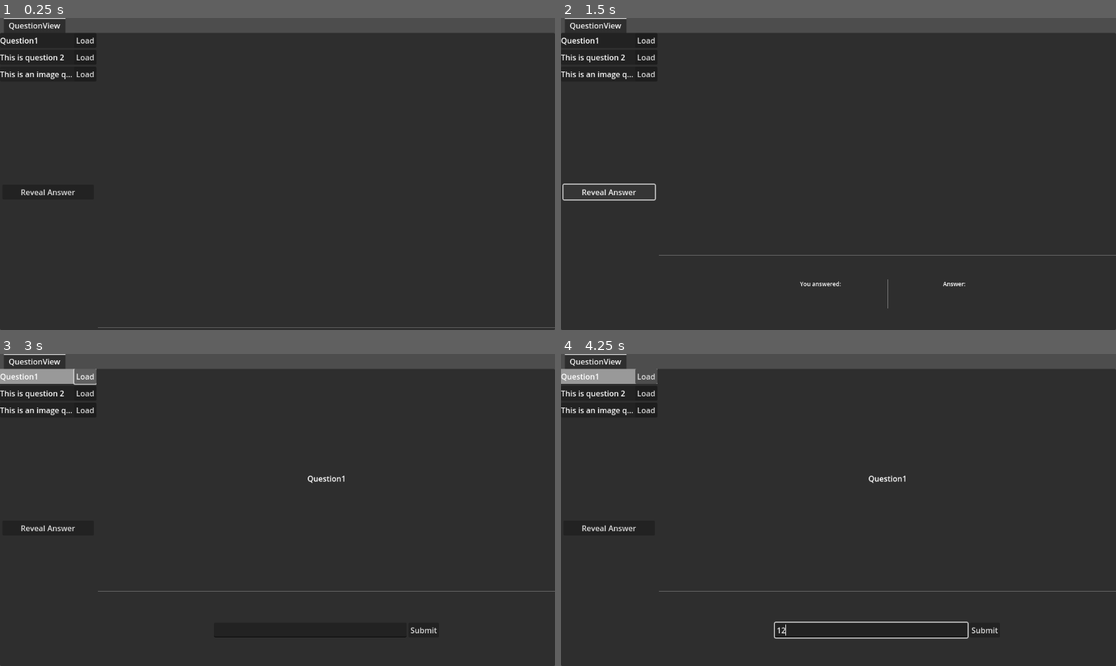
Above: before the commit, frames 1-4 (two rows, left to right).
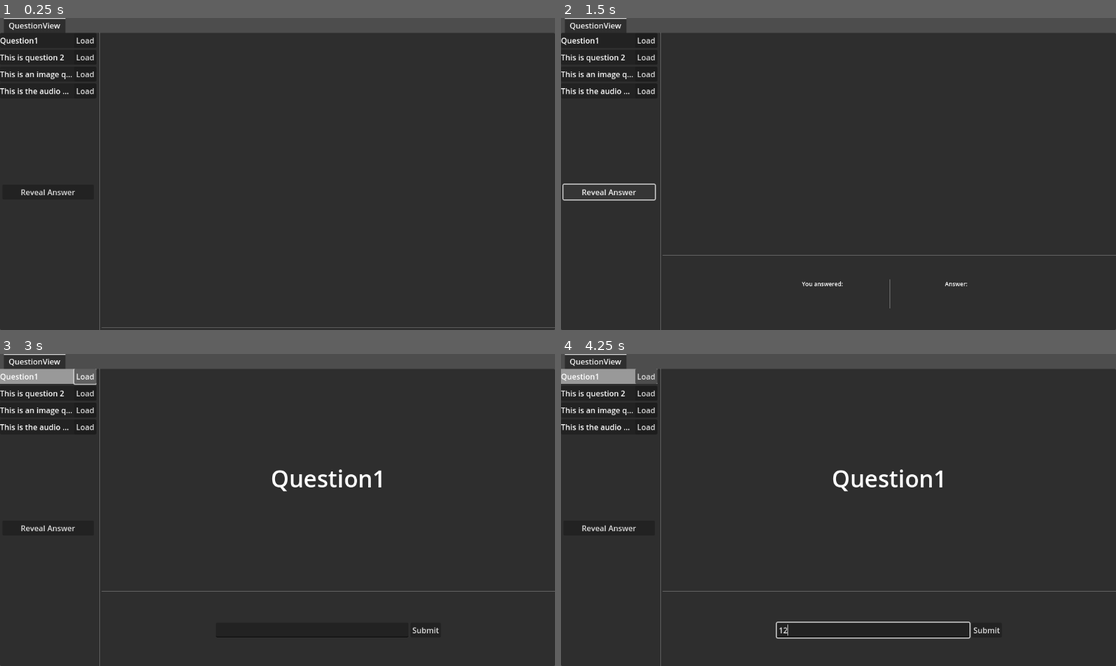
Above: after the commit, the same moments.

Repository: Klawneb/QuizzinMk3
Game: Godot game, scene res://Scenes/HostView/HostView.tscn
Same seed, same stepped clock (60 frames per second), same inputs: the game is played once before the commit and once after it. This scene is started directly instead of the project's main scene.
Inputs (mouse positions are in pixels of both pictures, inside the frame that each line leads up to):
- Up to frame 1 (0.25 s): no input
- Up to frame 2 (1.5 s): click "Reveal Answer" at 0.5 s; click "Reveal Answer" at 1.25 s
- Up to frame 3 (3 s): click "Reveal Answer" at 2 s; click "Load" at 2.75 s
- Up to frame 4 (4.25 s): click (871, 628) at 3.52 s; type "12" at 3.6 s

The runs differ from the first frame. In frame 1, 0.3% of the frame differs, in the area x 0-19%, y 4-100%; in frame 2, 0.4%; in frame 3, 0.8%; in frame 4, 0.9%, in the area x 0-80%, y 4-100%.
Error in both runs: Invalid access to property or key 'id' on a base object of type 'Nil'. (res://Scenes/QuestionView/AnswerRevealed/AnswerRevealed.gd:11)

Commit message:
add audio question

Diff:
--- /dev/null
+++ b/Assets/Resources/AudioQuestion.gd
@@ -0,0 +1,4 @@
+extends Question
+class_name AudioQuestion
+
+@export var audio_path: String
--- a/Assets/Resources/Question.gd
+++ b/Assets/Resources/Question.gd
@@ -4,6 +4,7 @@
 enum QuestionType {
 	TEXT,
 	IMAGE,
+	AUDIO,
 	NONE
 }
 
--- /dev/null
+++ b/Assets/Resources/Questions/Question4.tres
@@ -0,0 +1,12 @@
+[gd_resource type="Resource" script_class="AudioQuestion" load_steps=2 format=3 uid="uid://bcdgm5tpqjmet"]
+
+[ext_resource type="Script" path="res://Assets/Resources/AudioQuestion.gd" id="1_gpm0o"]
+
+[resource]
+script = ExtResource("1_gpm0o")
+audio_path = "res://Assets/Audio/penis.mp3"
+id = "f0822c4c-1293-4599-87d9-433424c5ae70"
+main_text = "This is the audio question"
+answers = Array[String](["Penis"])
+question_type = 2
+answer_type = 0
--- a/Scenes/HostView/HostView.tscn
+++ b/Scenes/HostView/HostView.tscn
@@ -62,6 +62,9 @@
 layout_mode = 2
 text = "Reveal Answer"
 
+[node name="VSeparator" type="VSeparator" parent="TabContainer/QuestionView/HBoxContainer"]
+layout_mode = 2
+
 [node name="QuestionView" parent="TabContainer/QuestionView/HBoxContainer" instance=ExtResource("1_8ifo2")]
 layout_mode = 2
 size_flags_horizontal = 3
--- /dev/null
+++ b/Scenes/QuestionView/QuestionAudio/QuestionAudio.gd
@@ -0,0 +1,37 @@
+extends QuestionBase
+
+@onready var main_text: Label = $VBoxContainer/VBoxContainer/MainText
+@onready var audio_stream_player: AudioStreamPlayer = $VBoxContainer/VBoxContainer2/VBoxContainer/AudioStreamPlayer
+@onready var player_controls: HBoxContainer = $VBoxContainer/VBoxContainer2/VBoxContainer/PlayerControls
+@onready var song_progress: ProgressBar = $VBoxContainer/VBoxContainer2/VBoxContainer/SongProgress
+
+func _ready() -> void:
+	QuestionManager.audio_played.connect(on_audio_played)
+	QuestionManager.audio_stopped.connect(on_audio_stopped)
+
+	main_text.text = question.main_text
+	var audio: AudioStream = load(question.audio_path)
+	audio_stream_player.stream = audio
+
+	song_progress.max_value = audio.get_length()
+
+	if is_multiplayer_authority():
+		player_controls.visible = true
+
+func _process(delta: float) -> void:
+	song_progress.value = audio_stream_player.get_playback_position()
+
+func on_audio_played():
+	audio_stream_player.play()
+
+func on_audio_stopped():
+	audio_stream_player.stop()
+
+func _on_play_button_pressed() -> void:
+	QuestionManager.emit_audio_played.rpc()
+
+func _on_stop_button_pressed() -> void:
+	QuestionManager.emit_audio_stopped.rpc()
+
+func _on_volume_slider_value_changed(value: float) -> void:
+	audio_stream_player.volume_db = value
--- /dev/null
+++ b/Scenes/QuestionView/QuestionAudio/QuestionAudio.tscn
@@ -0,0 +1,84 @@
+[gd_scene load_steps=3 format=3 uid="uid://cq8qs58lei0pu"]
+
+[ext_resource type="Script" path="res://Scenes/QuestionView/QuestionAudio/QuestionAudio.gd" id="1_vrwfb"]
+[ext_resource type="LabelSettings" uid="uid://dp7x0wuxnkbpk" path="res://Assets/Resources/Fonts/MainText.tres" id="2_n74tw"]
+
+[node name="QuestionAudio" type="Control"]
+layout_mode = 3
+anchors_preset = 15
+anchor_right = 1.0
+anchor_bottom = 1.0
+grow_horizontal = 2
+grow_vertical = 2
+size_flags_horizontal = 3
+size_flags_vertical = 3
+script = ExtResource("1_vrwfb")
+
+[node name="VBoxContainer" type="HBoxContainer" parent="."]
+layout_mode = 1
+anchors_preset = 15
+anchor_right = 1.0
+anchor_bottom = 1.0
+grow_horizontal = 2
+grow_vertical = 2
+
+[node name="VBoxContainer" type="VBoxContainer" parent="VBoxContainer"]
+layout_mode = 2
+size_flags_horizontal = 3
+alignment = 1
+
+[node name="MainText" type="Label" parent="VBoxContainer/VBoxContainer"]
+layout_mode = 2
+label_settings = ExtResource("2_n74tw")
+horizontal_alignment = 1
+autowrap_mode = 3
+
+[node name="VBoxContainer2" type="VBoxContainer" parent="VBoxContainer"]
+layout_mode = 2
+size_flags_horizontal = 3
+alignment = 1
+
+[node name="VBoxContainer" type="VBoxContainer" parent="VBoxContainer/VBoxContainer2"]
+custom_minimum_size = Vector2(250, 0)
+layout_mode = 2
+size_flags_horizontal = 4
+
+[node name="AudioStreamPlayer" type="AudioStreamPlayer" parent="VBoxContainer/VBoxContainer2/VBoxContainer"]
+
+[node name="SongProgress" type="ProgressBar" parent="VBoxContainer/VBoxContainer2/VBoxContainer"]
+layout_mode = 2
+
+[node name="HBoxContainer" type="HBoxContainer" parent="VBoxContainer/VBoxContainer2/VBoxContainer"]
+layout_mode = 2
+alignment = 1
+
+[node name="VolumeLabel" type="Label" parent="VBoxContainer/VBoxContainer2/VBoxContainer/HBoxContainer"]
+layout_mode = 2
+text = "Volume:"
+
+[node name="VolumeSlider" type="HSlider" parent="VBoxContainer/VBoxContainer2/VBoxContainer/HBoxContainer"]
+custom_minimum_size = Vector2(75, 0)
+layout_mode = 2
+size_flags_vertical = 4
+min_value = -30.0
+max_value = 5.0
+value = -5.0
+
+[node name="PlayerControls" type="HBoxContainer" parent="VBoxContainer/VBoxContainer2/VBoxContainer"]
+visible = false
+layout_mode = 2
+theme_override_constants/separation = 50
+alignment = 1
+
+[node name="PlayButton" type="Button" parent="VBoxContainer/VBoxContainer2/VBoxContainer/PlayerControls"]
+layout_mode = 2
+text = "Play"
+
+[node name="StopButton" type="Button" parent="VBoxContainer/VBoxContainer2/VBoxContainer/PlayerControls"]
+layout_mode = 2
+text = "Stop"
+
+[connection signal="drag_ended" from="VBoxContainer/VBoxContainer2/VBoxContainer/HBoxContainer/VolumeSlider" to="." method="_on_volume_slider_drag_ended"]
+[connection signal="value_changed" from="VBoxContainer/VBoxContainer2/VBoxContainer/HBoxContainer/VolumeSlider" to="." method="_on_volume_slider_value_changed"]
+[connection signal="pressed" from="VBoxContainer/VBoxContainer2/VBoxContainer/PlayerControls/PlayButton" to="." method="_on_play_button_pressed"]
+[connection signal="pressed" from="VBoxContainer/VBoxContainer2/VBoxContainer/PlayerControls/StopButton" to="." method="_on_stop_button_pressed"]
--- a/Scenes/QuestionView/QuestionImage/QuestionImage.tscn
+++ b/Scenes/QuestionView/QuestionImage/QuestionImage.tscn
@@ -1,6 +1,7 @@
-[gd_scene load_steps=2 format=3 uid="uid://h7g034bkinsa"]
+[gd_scene load_steps=3 format=3 uid="uid://h7g034bkinsa"]
 
 [ext_resource type="Script" path="res://Scenes/QuestionView/QuestionImage/QuestionImage.gd" id="1_mpuua"]
+[ext_resource type="LabelSettings" uid="uid://dp7x0wuxnkbpk" path="res://Assets/Resources/Fonts/MainText.tres" id="2_2rbj5"]
 
 [node name="QuestionImage" type="Control"]
 layout_mode = 3
@@ -28,7 +29,9 @@
 
 [node name="MainText" type="Label" parent="HBoxContainer/VBoxContainer"]
 layout_mode = 2
+label_settings = ExtResource("2_2rbj5")
 horizontal_alignment = 1
+autowrap_mode = 2
 
 [node name="VBoxContainer2" type="VBoxContainer" parent="HBoxContainer"]
 layout_mode = 2
--- a/Scenes/QuestionView/QuestionText/QuestionText.tscn
+++ b/Scenes/QuestionView/QuestionText/QuestionText.tscn
@@ -1,6 +1,7 @@
-[gd_scene load_steps=2 format=3 uid="uid://blhj6mb25bjeg"]
+[gd_scene load_steps=3 format=3 uid="uid://blhj6mb25bjeg"]
 
 [ext_resource type="Script" path="res://Scenes/QuestionView/QuestionText/QuestionText.gd" id="1_lt8su"]
+[ext_resource type="LabelSettings" uid="uid://dp7x0wuxnkbpk" path="res://Assets/Resources/Fonts/MainText.tres" id="2_o7clt"]
 
 [node name="QuestionText" type="Control"]
 layout_mode = 3
@@ -24,4 +25,5 @@
 
 [node name="MainText" type="Label" parent="VBoxContainer"]
 layout_mode = 2
+label_settings = ExtResource("2_o7clt")
 horizontal_alignment = 1
--- a/Scenes/QuestionView/QuestionView.gd
+++ b/Scenes/QuestionView/QuestionView.gd
@@ -5,7 +5,8 @@
 
 var QuestionScenes = {
 	Question.QuestionType.TEXT: "res://Scenes/QuestionView/QuestionText/QuestionText.tscn",
-	Question.QuestionType.IMAGE: "res://Scenes/QuestionView/QuestionImage/QuestionImage.tscn"
+	Question.QuestionType.IMAGE: "res://Scenes/QuestionView/QuestionImage/QuestionImage.tscn",
+	Question.QuestionType.AUDIO: "res://Scenes/QuestionView/QuestionAudio/QuestionAudio.tscn"
 }
 
 var AnswerScenes = {
--- a/Scripts/Autoload/QuestionManager.gd
+++ b/Scripts/Autoload/QuestionManager.gd
@@ -5,6 +5,8 @@
 signal question_load
 signal answer_reveal
 signal current_question_updated
+signal audio_played
+signal audio_stopped
 
 var current_question
 
@@ -29,3 +31,11 @@
 func set_current_question(question: Question):
 	current_question = question
 	current_question_updated.emit()
+
+@rpc("authority", "call_local", "reliable")
+func emit_audio_played():
+	audio_played.emit()
+
+@rpc("authority", "call_local", "reliable")
+func emit_audio_stopped():
+	audio_stopped.emit()
Not shown, added: Assets/Audio/penis.mp3.import
Not shown, added: Assets/Audio/penis.mp3
